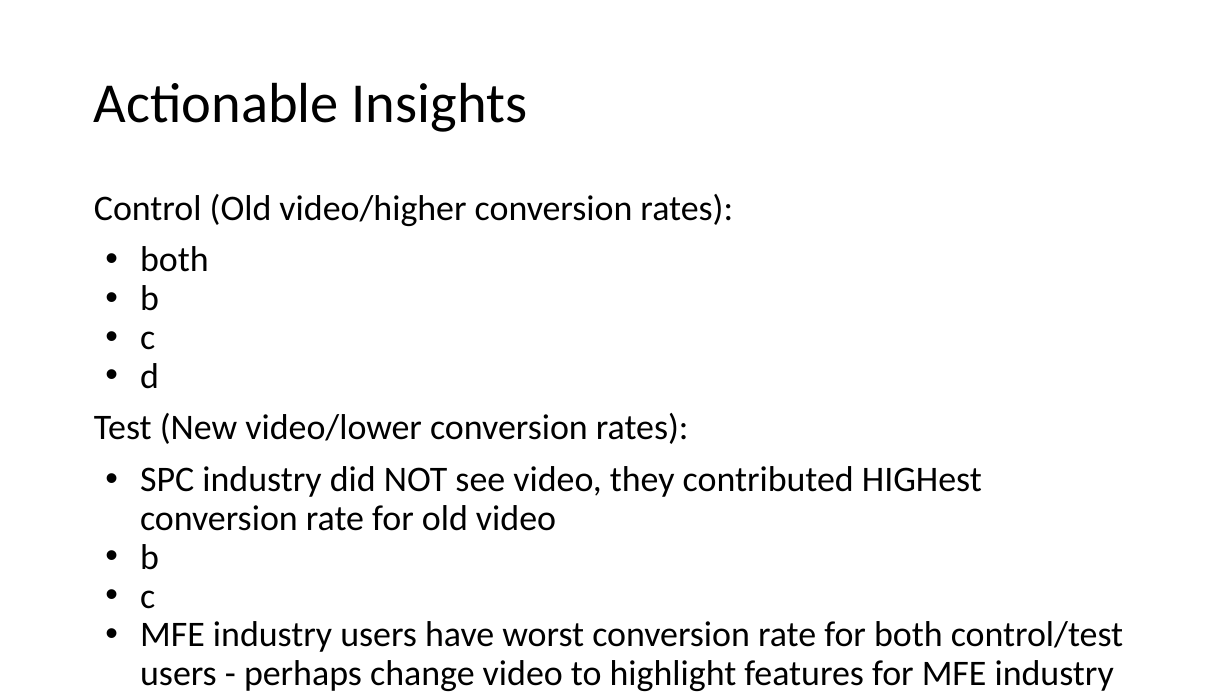
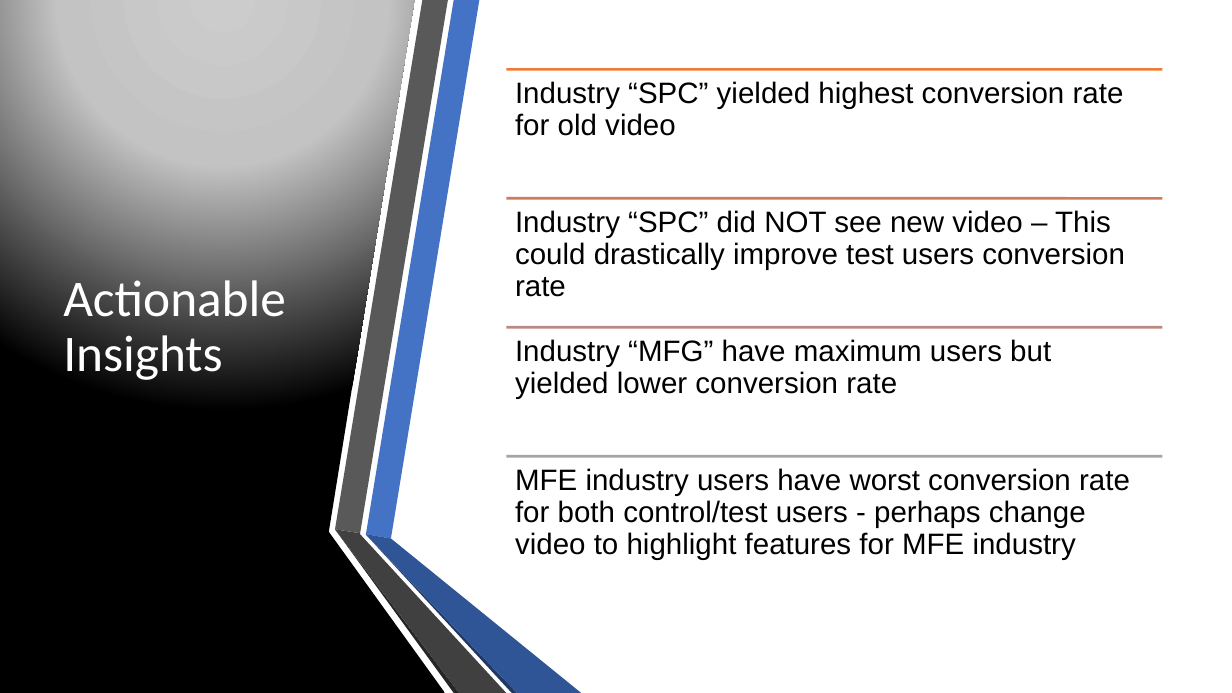
Before and after one commit to SyedNadir/freemium-ab-testing, a slide deck: slide 36 of documents/presentation/Final Presentation.pptx (slide 35 before the commit). Drawn at 1232x693 pixels with LibreOffice and Linux fonts; fonts in the diff are those of the drawing. Boxes give left, top, right and bottom in pixels: in the first picture for what was removed or moved away, otherwise in the second. Text is boxed around its words. In the diff, an @@ line names an element or a change of style, - is before the commit and + after.

Commit message:
updated final presentation
updated final presentation

```diff
--- a/documents/presentation/Final Presentation.pptx
+++ b/documents/presentation/Final Presentation.pptx
@@ freeform shape added at box(0, 0, 445, 693), fill gradient #CCCCCC to #C4C4C4 to #000000 @@
@@ title "Actionable Insights": place and size @@
-title "Actionable Insights" at box(94, 82, 527, 132)
+title "Actionable Insights" at box(63, 280, 286, 384)
@@ title "Actionable Insights" at box(63, 280, 286, 384): size 44 to 40 pt, text colour #000000 to #FFFFFF @@
@@ text removed at box(94, 194, 1123, 691) @@
-Control (Old video/higher conversion rates):
-• both
-• b
-• c
-• d
-Test (New video/lower conversion rates):
-• SPC industry did NOT see video, they contributed HIGHest conversion rate for old video
-• b
-• c
-• MFE industry users have worst conversion rate for both control/test users - perhaps change video to highlight features for MFE industry
@@ group added at box(506, 69, 1163, 560): 4 lines, 4 texts @@
+Industry “SPC” yielded highest conversion rate for old video
+Industry “SPC” did NOT see new video – This could drastically improve test users conversion rate
+Industry “MFG” have maximum users but yielded lower conversion rate
+MFE industry users have worst conversion rate for both control/test users - perhaps change video to highlight features for MFE industry
@@ group added at box(335, 0, 581, 693): 6 freeform shapes @@
```
Also in this commit, not shown: 19 other slides changed, 1 slide added.
